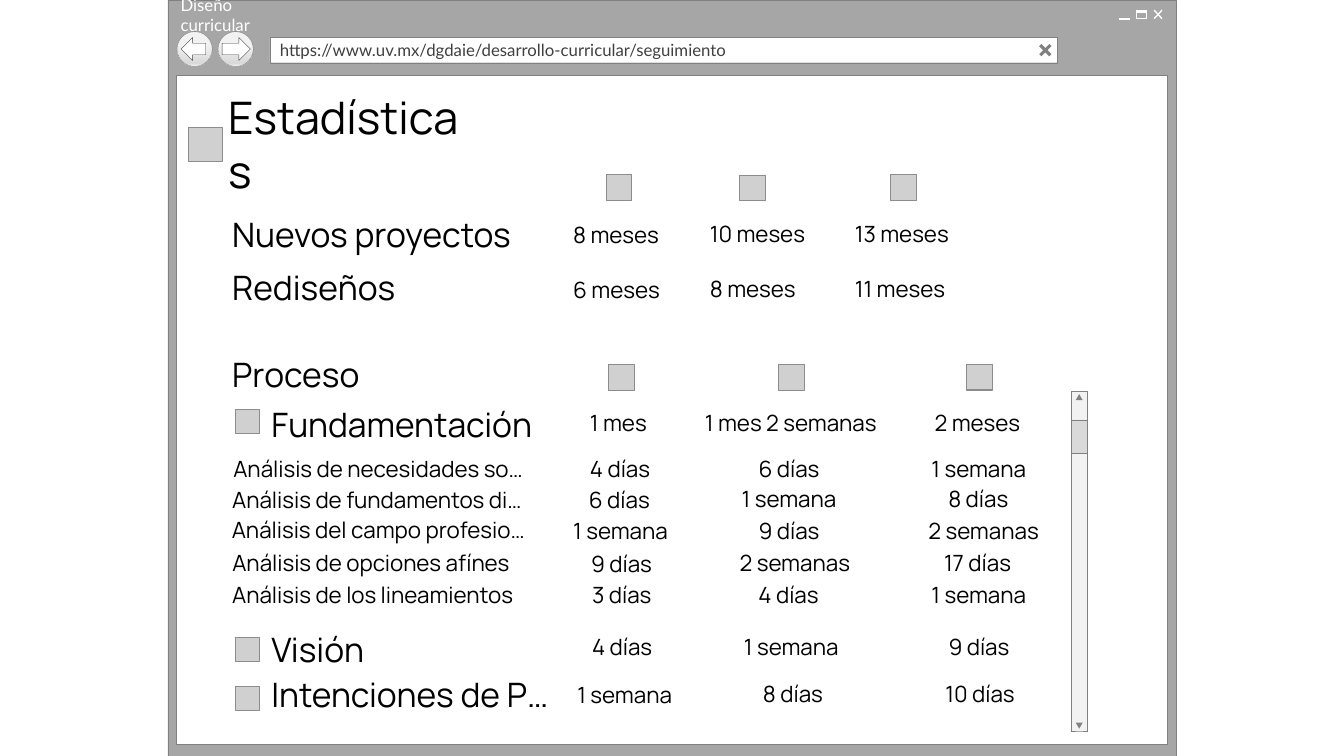
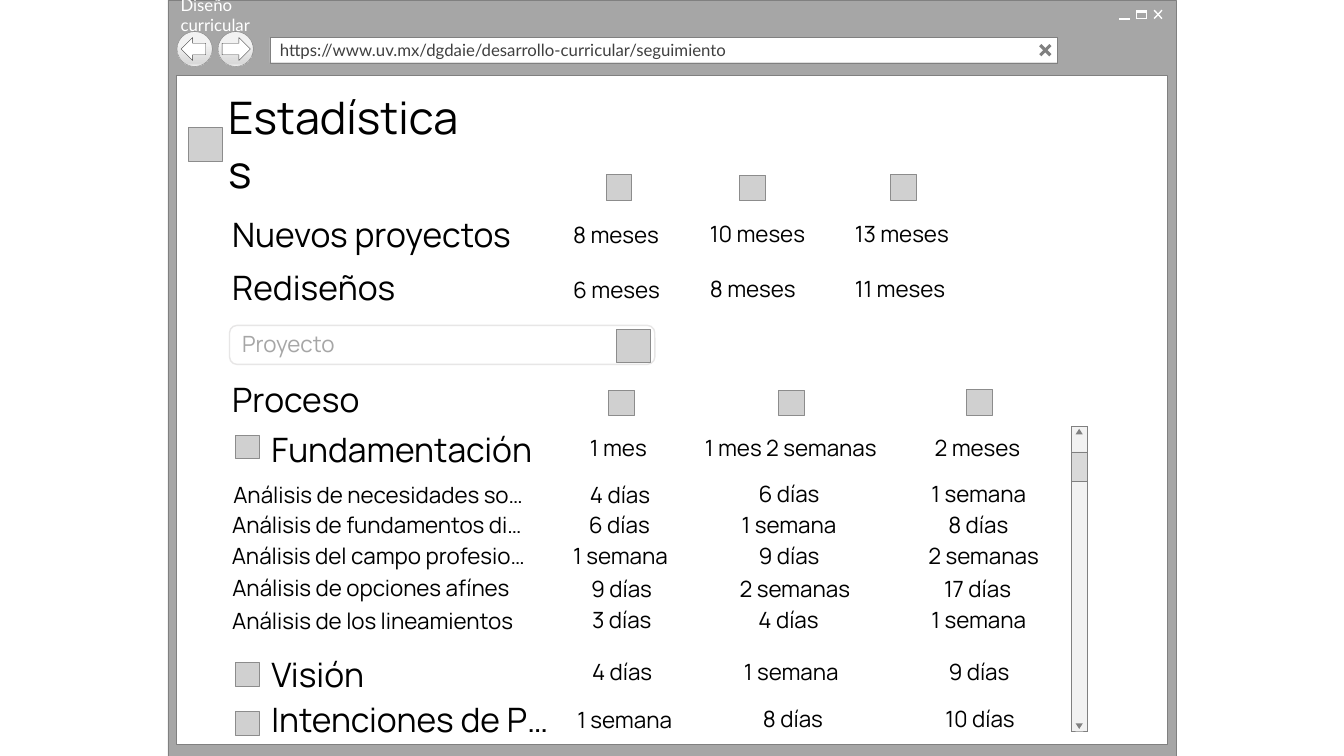
Before and after one commit to Senzho/DISENO_CURRICULAR_SS_05_2019, a slide deck: slide 2 of Diseño/Prototipos.pptx. Drawn at 1344x756 pixels with LibreOffice and Linux fonts; fonts in the diff are those of the drawing; grey boxes stand for pictures; background and template pictures are left out. Boxes give left, top, right and bottom in pixels: in the first picture for what was removed or moved away, otherwise in the second. Text is boxed around its words. In the diff, an @@ line names an element or a change of style, - is before the commit and + after.

```diff
--- a/Diseño/Prototipos.pptx
+++ b/Diseño/Prototipos.pptx
@@ rounded rectangle added at (x1=230, y1=326, x2=655, y2=365), outline #E7E6E6 1 pt @@
@@ text added at (x1=242, y1=336, x2=334, y2=357), 16 pt, text #A6A6A6 @@
+Proyecto
@@ picture added at (x1=617, y1=330, x2=650, y2=363) @@
@@ rectangle resized from (x1=1072, y1=391, x2=1088, y2=731) to (x1=1072, y1=426, x2=1088, y2=731) @@
@@ triangle moved from (x1=1076, y1=394, x2=1083, y2=400) to (x1=1076, y1=429, x2=1083, y2=434) @@
@@ rectangle resized from (x1=1072, y1=420, x2=1088, y2=454) to (x1=1072, y1=452, x2=1088, y2=481) @@
@@ 33 texts, 6 pictures moved together from (x1=232, y1=362, x2=1039, y2=711) to (x1=232, y1=387, x2=1039, y2=736) @@
```
Also in this commit, not shown: 3 other slides changed, 1 other file.
